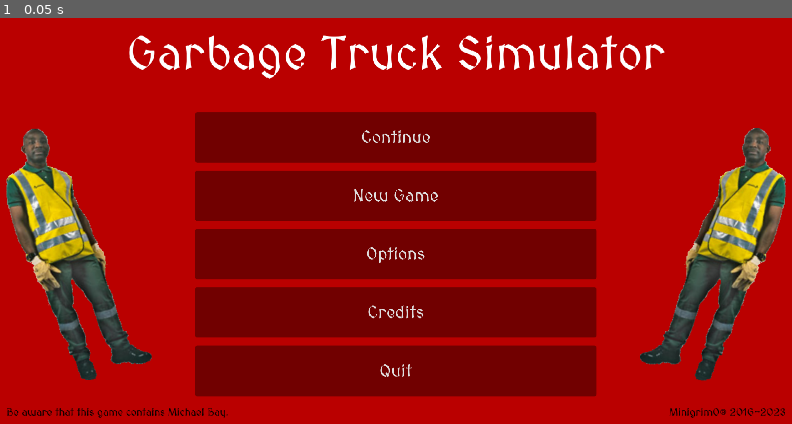
Above: before the commit, frame 1.
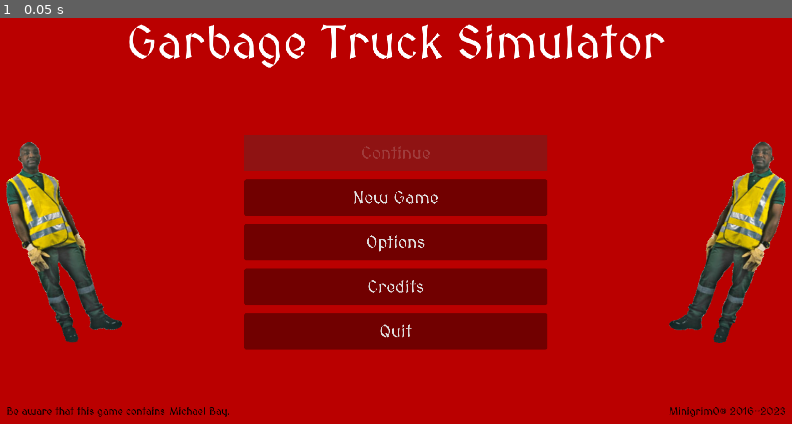
Above: after the commit, the same moment.

Repository: Minigrim0/GTS-Godot
Game: Godot game, scene res://scenes/MainMenu.tscn
Same seed, same stepped clock (60 frames per second), same inputs: the game is played once before the commit and once after it.
Inputs:
- Up to frame 1 (0.05 s): no input

The runs differ from the first frame. In frame 1, 33% of the frame differs, in the area x 0-100%, y 1-99%.

Commit message:
[Add] Ability to quit the game

Diff:
--- a/scenes/MainMenu.tscn
+++ b/scenes/MainMenu.tscn
@@ -1,10 +1,11 @@
-[gd_scene load_steps=13 format=2]
+[gd_scene load_steps=16 format=2]
 
 [ext_resource path="res://assets/images/marcel.png" type="Texture" id=1]
 [ext_resource path="res://assets/fonts/medieval-sharp/MedievalSharp-xOZ5.ttf" type="DynamicFontData" id=2]
 [ext_resource path="res://assets/music/frantic-15190.ogg" type="AudioStream" id=3]
 [ext_resource path="res://scripts/Disclaimer.gd" type="Script" id=4]
 [ext_resource path="res://prefabs/MichaelBay.tscn" type="PackedScene" id=5]
+[ext_resource path="res://scripts/Quit Button.gd" type="Script" id=6]
 
 [sub_resource type="DynamicFont" id=1]
 size = 112
@@ -28,12 +29,19 @@
 corner_radius_bottom_right = 5
 corner_radius_bottom_left = 5
 
+[sub_resource type="StyleBoxFlat" id=8]
+bg_color = Color( 0.301961, 0.192157, 0.192157, 0.392157 )
+
 [sub_resource type="StyleBoxFlat" id=5]
 bg_color = Color( 0, 0, 0, 0.392157 )
 corner_radius_top_left = 5
 corner_radius_top_right = 5
 corner_radius_bottom_right = 5
 corner_radius_bottom_left = 5
+
+[sub_resource type="DynamicFont" id=9]
+size = 25
+font_data = ExtResource( 2 )
 
 [sub_resource type="DynamicFont" id=6]
 size = 25
@@ -64,9 +72,15 @@
 margin_right = 1895.0
 margin_bottom = 1055.0
 
-[node name="MainTitle" type="Label" parent="MarginContainer/VBoxContainer"]
-margin_right = 1870.0
-margin_bottom = 272.0
+[node name="HBoxContainer3" type="HBoxContainer" parent="MarginContainer/VBoxContainer"]
+margin_right = 1870.0
+margin_bottom = 219.0
+size_flags_vertical = 3
+size_flags_stretch_ratio = 0.3
+
+[node name="MainTitle" type="Label" parent="MarginContainer/VBoxContainer/HBoxContainer3"]
+margin_right = 1870.0
+margin_bottom = 219.0
 size_flags_horizontal = 3
 size_flags_vertical = 3
 size_flags_stretch_ratio = 0.4
@@ -76,15 +90,15 @@
 valign = 1
 
 [node name="HBoxContainer" type="HBoxContainer" parent="MarginContainer/VBoxContainer"]
-margin_top = 276.0
-margin_right = 1870.0
-margin_bottom = 957.0
+margin_top = 223.0
+margin_right = 1870.0
+margin_bottom = 953.0
 size_flags_horizontal = 3
 size_flags_vertical = 3
 
 [node name="MarcelLeft" type="TextureRect" parent="MarginContainer/VBoxContainer/HBoxContainer"]
-margin_right = 349.0
-margin_bottom = 681.0
+margin_right = 278.0
+margin_bottom = 730.0
 size_flags_horizontal = 3
 size_flags_vertical = 3
 size_flags_stretch_ratio = 0.3
@@ -92,17 +106,30 @@
 expand = true
 stretch_mode = 6
 
+[node name="VSplitContainer2" type="VSplitContainer" parent="MarginContainer/VBoxContainer/HBoxContainer"]
+margin_left = 282.0
+margin_right = 467.0
+margin_bottom = 730.0
+size_flags_horizontal = 3
+size_flags_stretch_ratio = 0.2
+
 [node name="VBoxContainer" type="VBoxContainer" parent="MarginContainer/VBoxContainer/HBoxContainer"]
-margin_left = 353.0
-margin_right = 1516.0
-margin_bottom = 681.0
+margin_left = 471.0
+margin_right = 1398.0
+margin_bottom = 730.0
 size_flags_horizontal = 7
 size_flags_vertical = 3
 custom_constants/separation = 20
 
+[node name="HSplitContainer" type="HSplitContainer" parent="MarginContainer/VBoxContainer/HBoxContainer/VBoxContainer"]
+margin_right = 927.0
+margin_bottom = 87.0
+size_flags_vertical = 3
+
 [node name="MarginContainer" type="MarginContainer" parent="MarginContainer/VBoxContainer/HBoxContainer/VBoxContainer"]
-margin_right = 1163.0
-margin_bottom = 120.0
+margin_top = 107.0
+margin_right = 927.0
+margin_bottom = 194.0
 size_flags_horizontal = 3
 size_flags_vertical = 3
 custom_constants/margin_right = 100
@@ -110,22 +137,24 @@
 
 [node name="Continue Button" type="Button" parent="MarginContainer/VBoxContainer/HBoxContainer/VBoxContainer/MarginContainer"]
 margin_left = 100.0
-margin_right = 1063.0
-margin_bottom = 120.0
-focus_mode = 0
-size_flags_horizontal = 3
-size_flags_vertical = 3
-custom_fonts/font = SubResource( 2 )
-custom_styles/hover = SubResource( 3 )
-custom_styles/pressed = SubResource( 4 )
-custom_styles/normal = SubResource( 5 )
+margin_right = 827.0
+margin_bottom = 87.0
+focus_mode = 0
+size_flags_horizontal = 3
+size_flags_vertical = 3
+custom_fonts/font = SubResource( 2 )
+custom_styles/hover = SubResource( 3 )
+custom_styles/pressed = SubResource( 4 )
+custom_styles/disabled = SubResource( 8 )
+custom_styles/normal = SubResource( 5 )
+disabled = true
 enabled_focus_mode = 0
 text = "Continue"
 
 [node name="MarginContainer2" type="MarginContainer" parent="MarginContainer/VBoxContainer/HBoxContainer/VBoxContainer"]
-margin_top = 140.0
-margin_right = 1163.0
-margin_bottom = 260.0
+margin_top = 214.0
+margin_right = 927.0
+margin_bottom = 301.0
 size_flags_horizontal = 3
 size_flags_vertical = 3
 custom_constants/margin_right = 100
@@ -133,8 +162,8 @@
 
 [node name="NewGame Button" type="Button" parent="MarginContainer/VBoxContainer/HBoxContainer/VBoxContainer/MarginContainer2"]
 margin_left = 100.0
-margin_right = 1063.0
-margin_bottom = 120.0
+margin_right = 827.0
+margin_bottom = 87.0
 focus_mode = 0
 size_flags_horizontal = 3
 size_flags_vertical = 3
@@ -145,9 +174,9 @@
 text = "New Game"
 
 [node name="MarginContainer3" type="MarginContainer" parent="MarginContainer/VBoxContainer/HBoxContainer/VBoxContainer"]
-margin_top = 280.0
-margin_right = 1163.0
-margin_bottom = 400.0
+margin_top = 321.0
+margin_right = 927.0
+margin_bottom = 408.0
 size_flags_horizontal = 3
 size_flags_vertical = 3
 custom_constants/margin_right = 100
@@ -155,8 +184,8 @@
 
 [node name="Options Button" type="Button" parent="MarginContainer/VBoxContainer/HBoxContainer/VBoxContainer/MarginContainer3"]
 margin_left = 100.0
-margin_right = 1063.0
-margin_bottom = 120.0
+margin_right = 827.0
+margin_bottom = 87.0
 focus_mode = 0
 size_flags_horizontal = 3
 size_flags_vertical = 3
@@ -167,9 +196,9 @@
 text = "Options"
 
 [node name="MarginContainer5" type="MarginContainer" parent="MarginContainer/VBoxContainer/HBoxContainer/VBoxContainer"]
-margin_top = 420.0
-margin_right = 1163.0
-margin_bottom = 540.0
+margin_top = 428.0
+margin_right = 927.0
+margin_bottom = 515.0
 size_flags_horizontal = 3
 size_flags_vertical = 3
 custom_constants/margin_right = 100
@@ -177,8 +206,8 @@
 
 [node name="Credits Button" type="Button" parent="MarginContainer/VBoxContainer/HBoxContainer/VBoxContainer/MarginContainer5"]
 margin_left = 100.0
-margin_right = 1063.0
-margin_bottom = 120.0
+margin_right = 827.0
+margin_bottom = 87.0
 focus_mode = 0
 size_flags_horizontal = 3
 size_flags_vertical = 3
@@ -189,9 +218,9 @@
 text = "Credits"
 
 [node name="MarginContainer4" type="MarginContainer" parent="MarginContainer/VBoxContainer/HBoxContainer/VBoxContainer"]
-margin_top = 560.0
-margin_right = 1163.0
-margin_bottom = 681.0
+margin_top = 535.0
+margin_right = 927.0
+margin_bottom = 622.0
 size_flags_horizontal = 3
 size_flags_vertical = 3
 custom_constants/margin_right = 100
@@ -199,8 +228,8 @@
 
 [node name="Quit Button" type="Button" parent="MarginContainer/VBoxContainer/HBoxContainer/VBoxContainer/MarginContainer4"]
 margin_left = 100.0
-margin_right = 1063.0
-margin_bottom = 121.0
+margin_right = 827.0
+margin_bottom = 87.0
 focus_mode = 0
 size_flags_horizontal = 3
 size_flags_vertical = 3
@@ -209,11 +238,25 @@
 custom_styles/pressed = SubResource( 4 )
 custom_styles/normal = SubResource( 5 )
 text = "Quit"
+script = ExtResource( 6 )
+
+[node name="HSplitContainer2" type="HSplitContainer" parent="MarginContainer/VBoxContainer/HBoxContainer/VBoxContainer"]
+margin_top = 642.0
+margin_right = 927.0
+margin_bottom = 730.0
+size_flags_vertical = 3
+
+[node name="VSplitContainer" type="VSplitContainer" parent="MarginContainer/VBoxContainer/HBoxContainer"]
+margin_left = 1402.0
+margin_right = 1587.0
+margin_bottom = 730.0
+size_flags_horizontal = 3
+size_flags_stretch_ratio = 0.2
 
 [node name="MarcelRight" type="TextureRect" parent="MarginContainer/VBoxContainer/HBoxContainer"]
-margin_left = 1520.0
-margin_right = 1870.0
-margin_bottom = 681.0
+margin_left = 1591.0
+margin_right = 1870.0
+margin_bottom = 730.0
 size_flags_horizontal = 3
 size_flags_vertical = 3
 size_flags_stretch_ratio = 0.3
@@ -223,28 +266,36 @@
 flip_h = true
 
 [node name="HBoxContainer2" type="HBoxContainer" parent="MarginContainer/VBoxContainer"]
-margin_top = 961.0
+margin_top = 957.0
 margin_right = 1870.0
 margin_bottom = 1030.0
 size_flags_vertical = 3
 size_flags_stretch_ratio = 0.1
 
 [node name="Disclaimer" type="Label" parent="MarginContainer/VBoxContainer/HBoxContainer2"]
-margin_right = 933.0
-margin_bottom = 69.0
-size_flags_horizontal = 3
+margin_top = 21.0
+margin_right = 388.0
+margin_bottom = 52.0
+custom_colors/font_color = Color( 0, 0, 0, 1 )
+custom_fonts/font = SubResource( 9 )
+text = "Be aware that this game contains "
+
+[node name="MichaelBay" type="Label" parent="MarginContainer/VBoxContainer/HBoxContainer2"]
+margin_left = 392.0
+margin_right = 537.0
+margin_bottom = 73.0
 size_flags_vertical = 3
 custom_colors/font_color = Color( 0, 0, 0, 1 )
 custom_fonts/font = SubResource( 6 )
-text = "Be aware that this game contains Michael Bay."
+text = "Michael Bay."
 valign = 1
 script = ExtResource( 4 )
 michel_path = NodePath("../../../../MichaelBay")
 
 [node name="copyright" type="Label" parent="MarginContainer/VBoxContainer/HBoxContainer2"]
-margin_left = 937.0
-margin_right = 1870.0
-margin_bottom = 69.0
+margin_left = 541.0
+margin_right = 1870.0
+margin_bottom = 73.0
 size_flags_horizontal = 3
 size_flags_vertical = 3
 custom_colors/font_color = Color( 0, 0, 0, 1 )
@@ -261,4 +312,5 @@
 [node name="MichaelBay" parent="." instance=ExtResource( 5 )]
 position = Vector2( 500, 1080 )
 
-[connection signal="mouse_entered" from="MarginContainer/VBoxContainer/HBoxContainer2/Disclaimer" to="MarginContainer/VBoxContainer/HBoxContainer2/Disclaimer" method="_on_mouse_entered"]
+[connection signal="pressed" from="MarginContainer/VBoxContainer/HBoxContainer/VBoxContainer/MarginContainer4/Quit Button" to="MarginContainer/VBoxContainer/HBoxContainer/VBoxContainer/MarginContainer4/Quit Button" method="_on_Quit_Button_pressed"]
+[connection signal="mouse_entered" from="MarginContainer/VBoxContainer/HBoxContainer2/MichaelBay" to="MarginContainer/VBoxContainer/HBoxContainer2/MichaelBay" method="_on_mouse_entered"]
--- /dev/null
+++ b/scripts/Quit Button.gd
@@ -0,0 +1,20 @@
+extends Button
+
+
+# Declare member variables here. Examples:
+# var a = 2
+# var b = "text"
+
+
+# Called when the node enters the scene tree for the first time.
+func _ready():
+	pass # Replace with function body.
+
+
+# Called every frame. 'delta' is the elapsed time since the previous frame.
+#func _process(delta):
+#	pass
+
+
+func _on_Quit_Button_pressed():
+	get_tree().quit(0)
